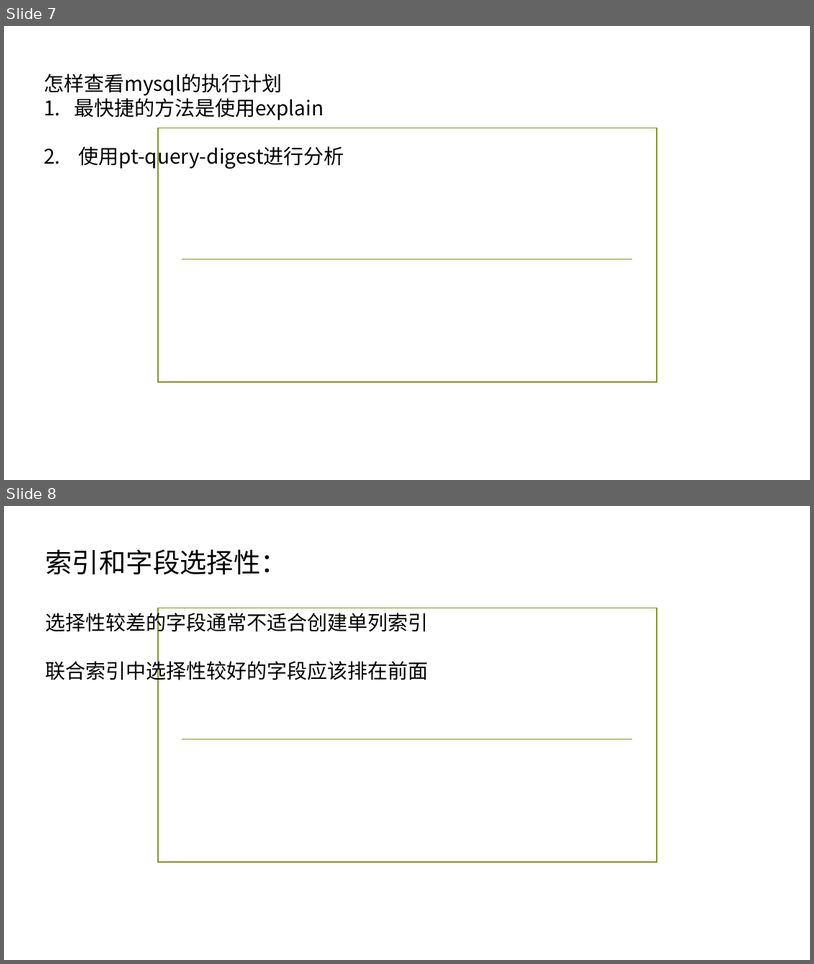
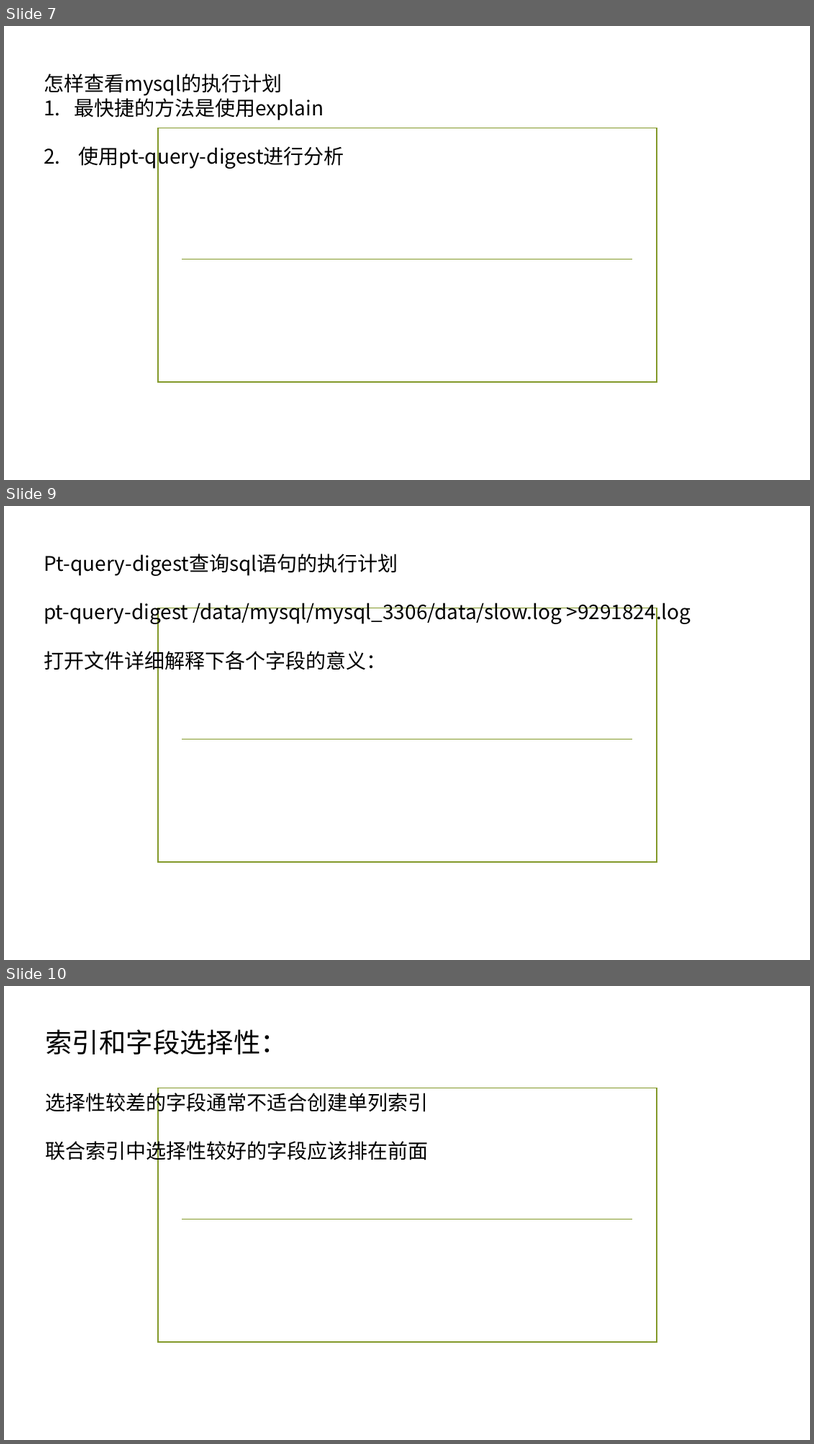
Before and after one commit to ronghuaihai/sharefiles, a slide deck: 数据库演示.pptx. Shown one above the other, each under a label of ours: slides 7 and 8 before the commit, slides 7, 9 and 10 after it; the slides between them are not shown. The pictures are 814x964 and 814x1444 pixels, drawn with LibreOffice and Linux fonts; fonts in the diff are those of the drawing; background and template pictures are left out. Boxes give left, top, right and bottom in pixels: in the first picture for what was removed or moved away, otherwise in the second. Text is boxed around its words. In the diff, an @@ line names an element or a change of style, - is before the commit and + after.

```diff
--- a/数据库演示.pptx
+++ b/数据库演示.pptx
@@ slide 9 added at [4, 506, 810, 960], background picture (left out); not listed: 2 template elements that a slide beside it also shows @@
@@ text added at [44, 554, 692, 674], 24 pt, text #000000 @@
+Pt-query-digest查询sql语句的执行计划
+pt-query-digest /data/mysql/mysql_3306/data/slow.log >9291824.log
+打开文件详细解释下各个字段的意义：
@@ what was slide 8 is now slide 10 @@
```
Also in this commit, not shown: 1 other slide added, 1 other file.
